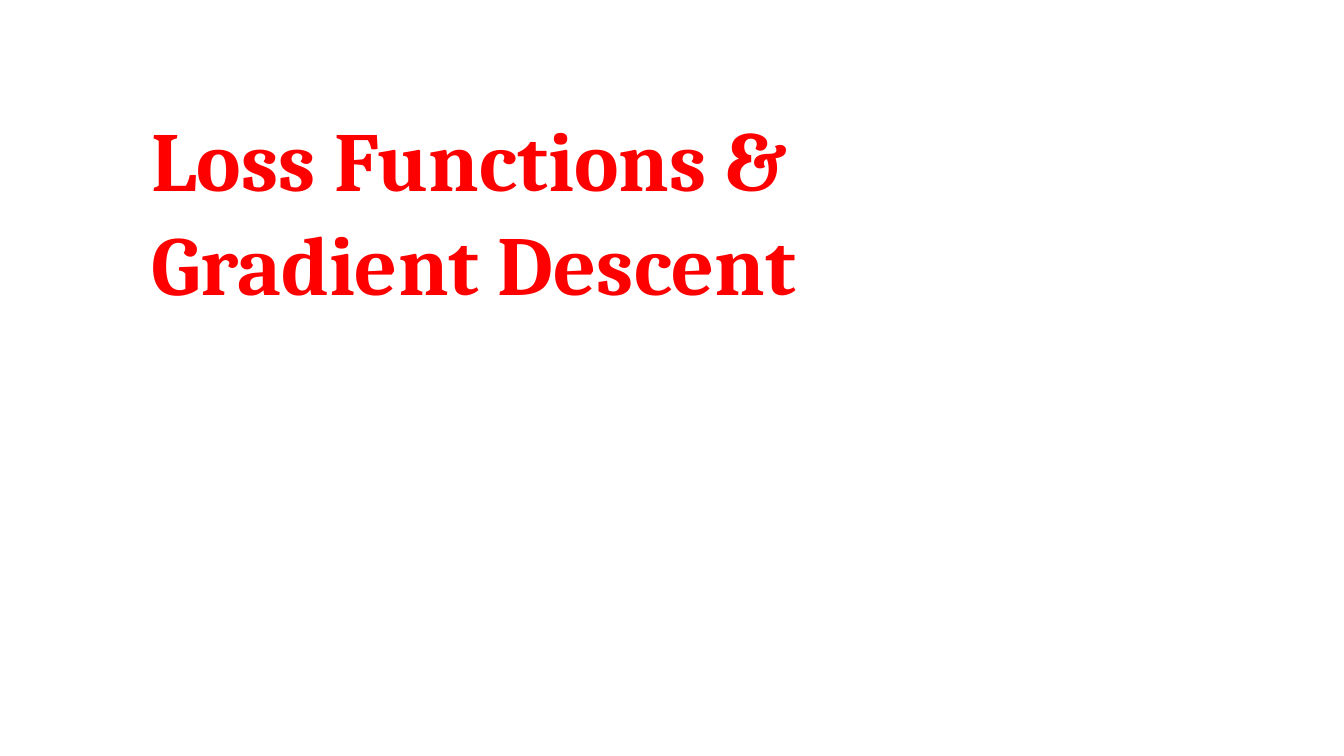
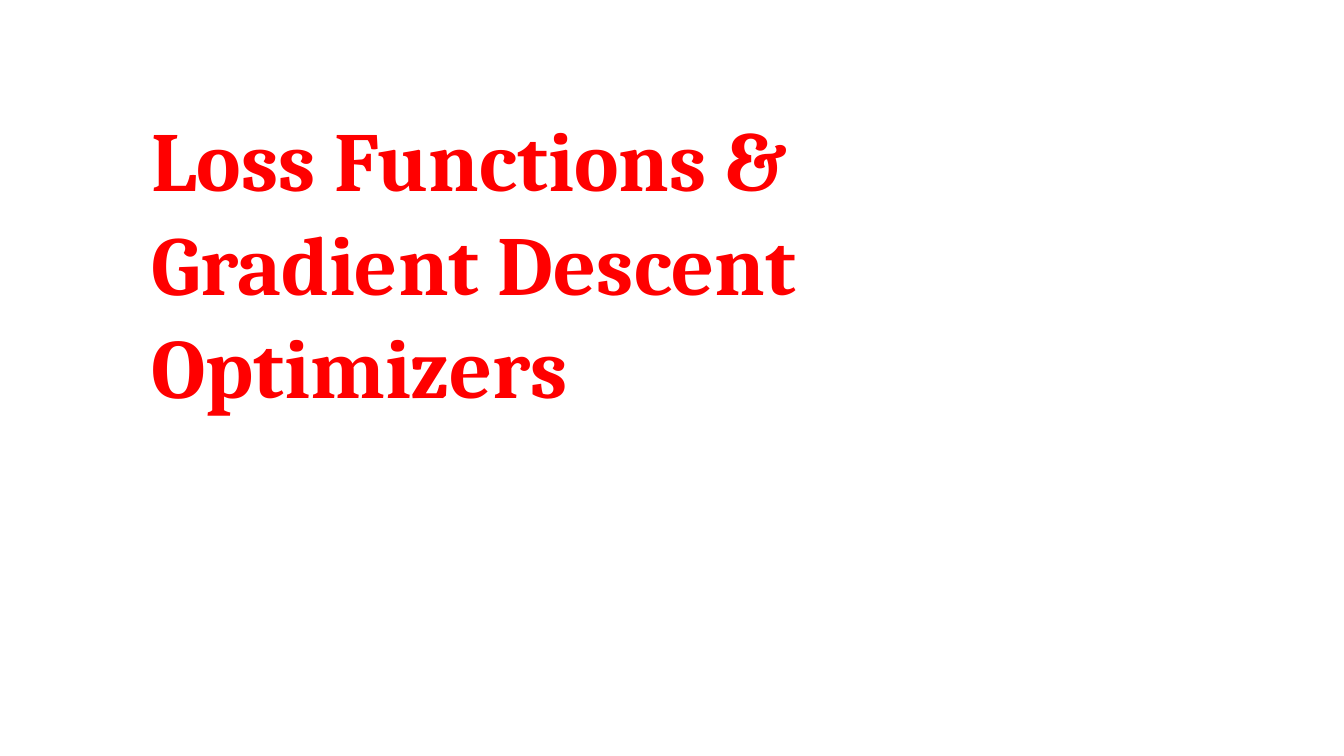
Before and after one commit to shahil04/ds_materials, a slide deck: slide 1 of 9.Deep_learning/class_3_module_9_deep learning_Loss_Functions Gradient Descent.pptx. Drawn at 1344x756 pixels with LibreOffice and Linux fonts; fonts in the diff are those of the drawing. Boxes give left, top, right and bottom in pixels: in the first picture for what was removed or moved away, otherwise in the second. Text is boxed around its words. In the diff, an @@ line names an element or a change of style, - is before the commit and + after.

```diff
--- a/9.Deep_learning/class_3_module_9_deep learning_Loss_Functions Gradient Descent.pptx
+++ b/9.Deep_learning/class_3_module_9_deep learning_Loss_Functions Gradient Descent.pptx
@@ text at bbox=[151, 340, 568, 416]: paragraph added @@
+Optimizers
```
Also in this commit, not shown: 11 other slides changed, 6 slides added, 4 slides removed, 26 other files.
